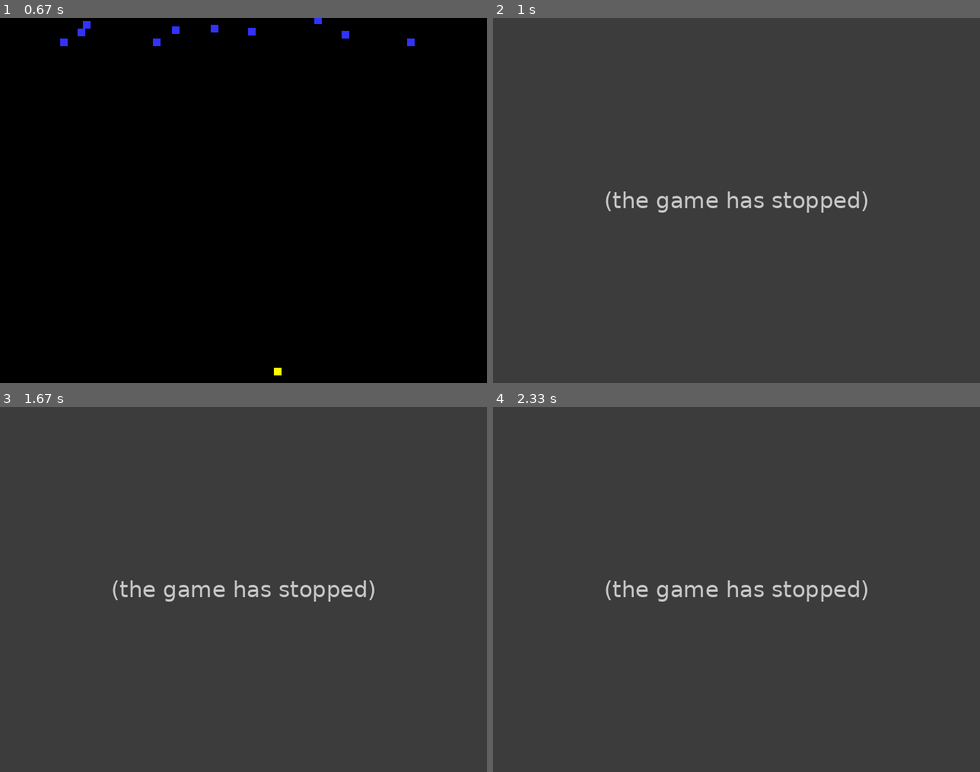
Above: before the commit, frames 1-4 (two rows, left to right).
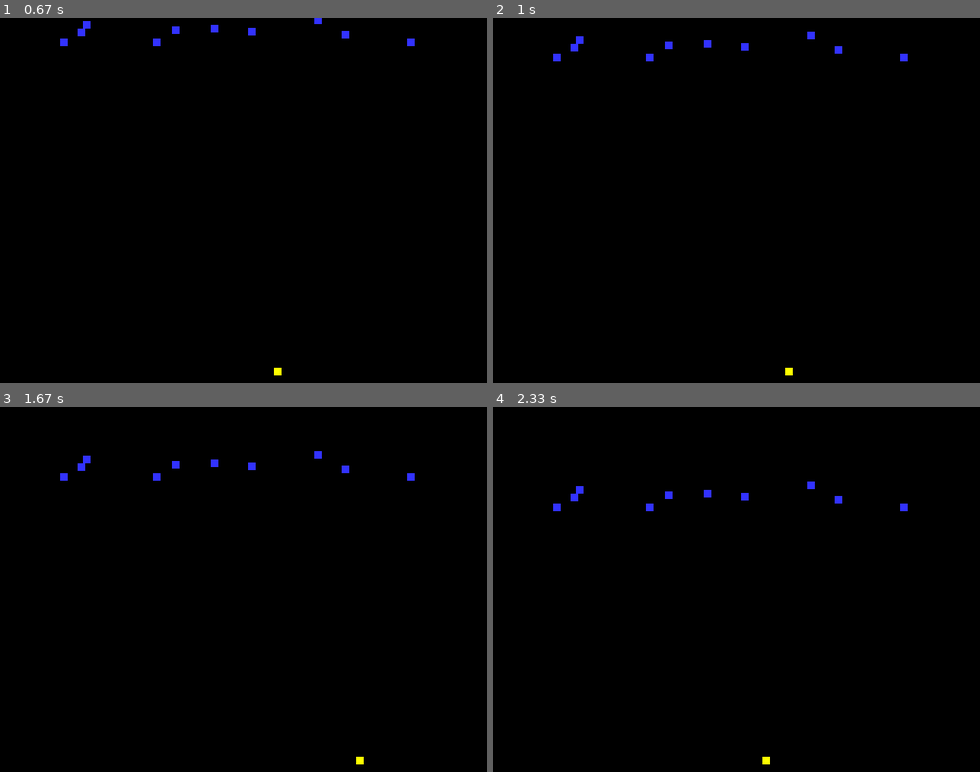
Above: after the commit, the same moments.

Repository: cduck1/dukecw-classwork
Game: pygame game, started from invaders.py
Same seed, same stepped clock (60 frames per second), same inputs: the game is played once before the commit and once after it.
Inputs:
- Up to frame 1 (0.67 s): hold Right from 0.33 s (still down)
- Up to frame 2 (1 s): release Right at 0.8 s; hold Up from 0.83 s (still down)
- Up to frame 3 (1.67 s): release Up at 1.13 s; hold Right 1.17-1.63 s
- Up to frame 4 (2.33 s): hold Left 1.67-2.2 s; hold Left from 2.23 s (still down)

Frame 1 is identical in both runs. In frame 2, 100% of the frame differs, in the area x 0-100%, y 0-100%; in frame 3, 100%; in frame 4, 100%.
Error before the commit: AttributeError: type object 'player' has no attribute 'rect' (invaders.py line 128); the game stopped at 0.83 s (later frames are placeholders)

Commit message:
Update invaders.py

Diff:
--- a/invaders.py
+++ b/invaders.py
@@ -21,6 +21,9 @@
 invader_group = pygame.sprite.Group()
 player_group = pygame.sprite.Group()
 bullet_group = pygame.sprite.Group()
+#variables
+bullet_count = 50
+score = 0
 # Create a list of all sprites
 all_sprites_group = pygame.sprite.Group()
 # -- Manages how fast screen refreshes
@@ -62,8 +65,6 @@
         self.rect.x = 300
         self.rect.y = 460
         self.speed = 1
-        bullet_count = 50
-        score = 0
         #End Procedure
     def update(self):
         if self.rect.x > 630:
@@ -80,7 +81,7 @@
 
 class bullet(pygame.sprite.Sprite):
     # Define the constructor for invader
-    def __init__(self, color, width, height):
+    def __init__(self, color, width, height, x, y):
         # Call the sprite constructor
         super().__init__()
         # Create a sprite and fill it with colour
@@ -88,6 +89,8 @@
         self.image.fill(color)
         # Set the position of the sprite
         self.rect = self.image.get_rect()
+        self.rect.x = 0
+        self.rect.y = 0
         self.speed = 2
         #End Procedure
     def update(self):
@@ -122,13 +125,11 @@
     keys = pygame.key.get_pressed()
     if keys[pygame.K_UP]:
         # Create the bullet
-        my_bullet = bullet(RED, 2, 2)
+        my_bullet = bullet(RED, 2, 2, my_player.rect.x, my_player.rect.y)
         bullet_group.add(my_bullet)
         all_sprites_group.add(my_bullet)
-        bullet.rect.x = player.rect.x
-        bullet.rect.y = player.rect.y
-        player.bullet_count = player.bullet_count - 1
-        print("Bullet count: " + player.bullet_count)
+        bullet_count = bullet_count - 1
+        print("Bullet count: " + str(bullet_count))
     if keys[pygame.K_LEFT]:
         my_player.moveLeft(3)
     if keys[pygame.K_RIGHT]:
@@ -142,11 +143,8 @@
     for my_bullet in bullet_group:
         bullet_hit_group = pygame.sprite.spritecollide(my_bullet, invader_group, True)
         if bullet_hit_group == True:
-            player.score = player.score + 5
-            print("Score: " + player.score)
-        if bullet.rect.y < -2:
-                bullet_list.remove(bullet)
-                all_sprites_list.remove(bullet)
+            score = score + 5
+            print("Score: " + str(score))
     # -- Screen background is BLACK
     screen.fill (BLACK)
     # -- Draw here
